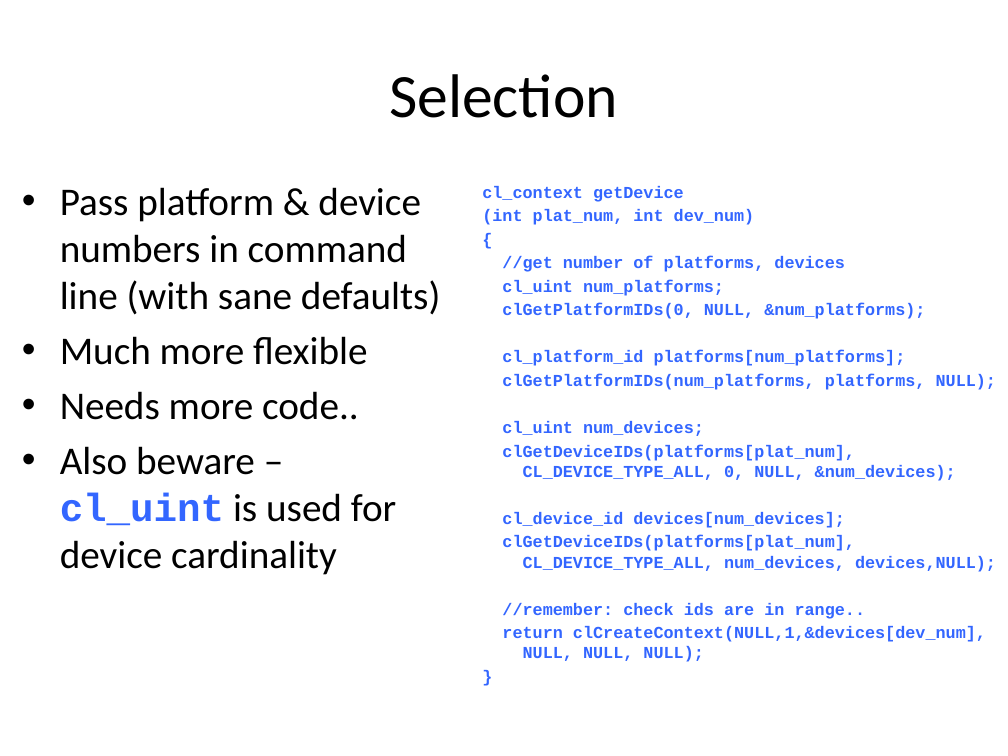
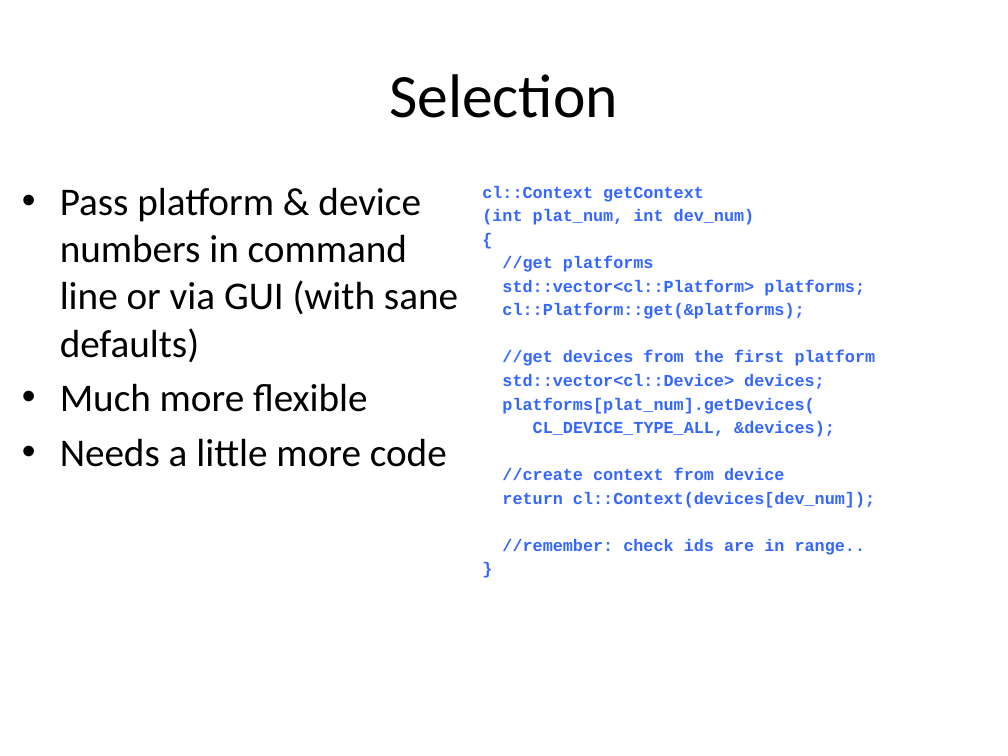
Before and after one commit to UoB-HPC/opencl-training-code, a slide deck: slide 4 of slides/advanced_part1.pptx. Drawn at 1008x756 pixels with LibreOffice and Linux fonts; fonts in the diff are those of the drawing. Boxes give left, top, right and bottom in pixels: in the first picture for what was removed or moved away, otherwise in the second. Text is boxed around its words. In the diff, an @@ line names an element or a change of style, - is before the commit and + after.

```diff
--- a/slides/advanced_part1.pptx
+++ b/slides/advanced_part1.pptx
@@ text at bbox=[60, 187, 458, 362]: text changed @@
-• Pass platform & device numbers in command line (with sane defaults)
+• Pass platform & device numbers in command line or via GUI (with sane defaults)
@@ text at bbox=[482, 186, 704, 202]: text changed @@
-cl_context getDevice
+cl::Context getContext
@@ text at bbox=[502, 256, 876, 508]: text changed @@
-//get number of platforms, devices
-cl_uint num_platforms;
-clGetPlatformIDs(0, NULL, &num_platforms);
-cl_platform_id platforms[num_platforms];
-clGetPlatformIDs(num_platforms, platforms, NULL);
-cl_uint num_devices;
-clGetDeviceIDs(platforms[plat_num],
-CL_DEVICE_TYPE_ALL, 0, NULL, &num_devices);
-cl_device_id devices[num_devices];
-clGetDeviceIDs(platforms[plat_num],
-CL_DEVICE_TYPE_ALL, num_devices, devices,NULL);
+//get platforms
+std::vector<cl::Platform> platforms;
+cl::Platform::get(&platforms);
+//get devices from the first platform
+std::vector<cl::Device> devices;
+platforms[plat_num].getDevices(
+CL_DEVICE_TYPE_ALL, &devices);
+//create context from device
+return cl::Context(devices[dev_num]);
@@ text at bbox=[60, 438, 447, 467]: text changed @@
-• Needs more code..
-• Also beware – cl_uint is used for device cardinality
+• Needs a little more code
@@ text at bbox=[502, 626, 986, 662]: paragraph removed @@
-return clCreateContext(NULL,1,&devices[dev_num],
-NULL, NULL, NULL);
```
Also in this commit, not shown: 8 other slides changed, 1 slide added.
